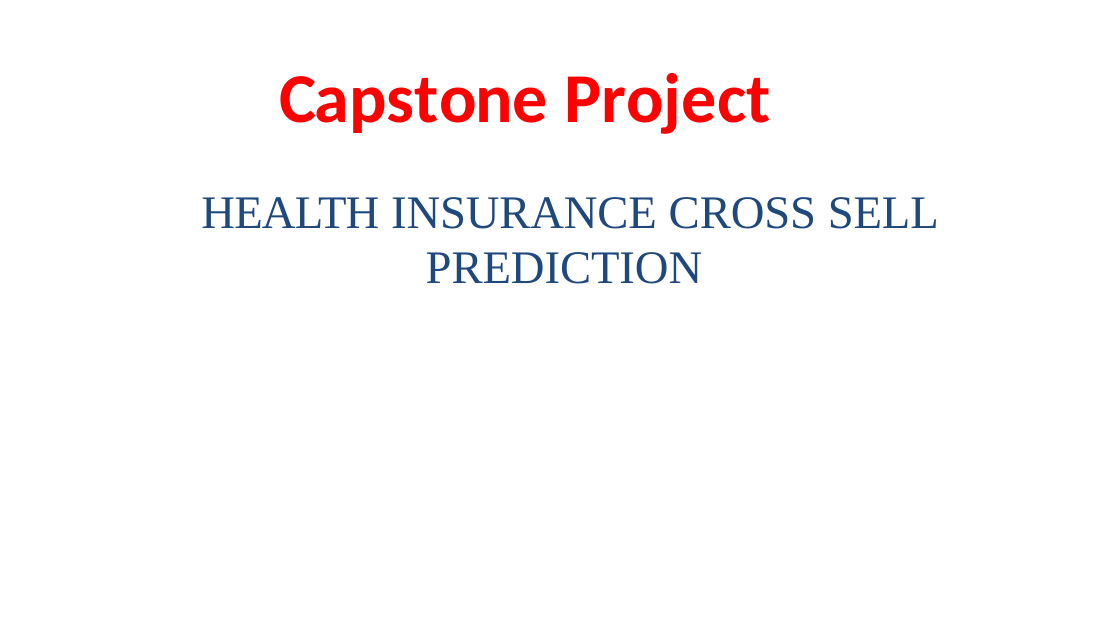
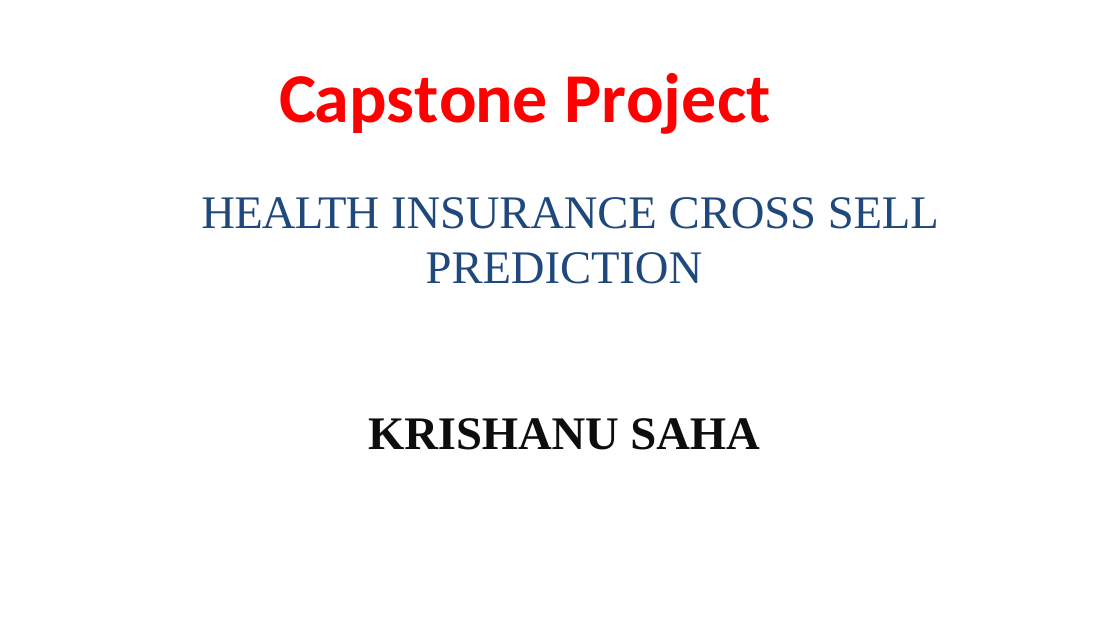
Before and after one commit to Krishanu-Saha/HEALTH_INSURANCE_CROSS_SELL_CLASSIFICATION_ANALYSIS, a slide deck: slide 1 of Classification Project PPT.pptx. Drawn at 1120x630 pixels with LibreOffice and Linux fonts; fonts in the diff are those of the drawing. Boxes give left, top, right and bottom in pixels: in the first picture for what was removed or moved away, otherwise in the second. Text is boxed around its words. In the diff, an @@ line names an element or a change of style, - is before the commit and + after.

```diff
--- a/Classification Project PPT.pptx
+++ b/Classification Project PPT.pptx
@@ text at (368, 418, 759, 450): paragraph added @@
+KRISHANU SAHA
```
